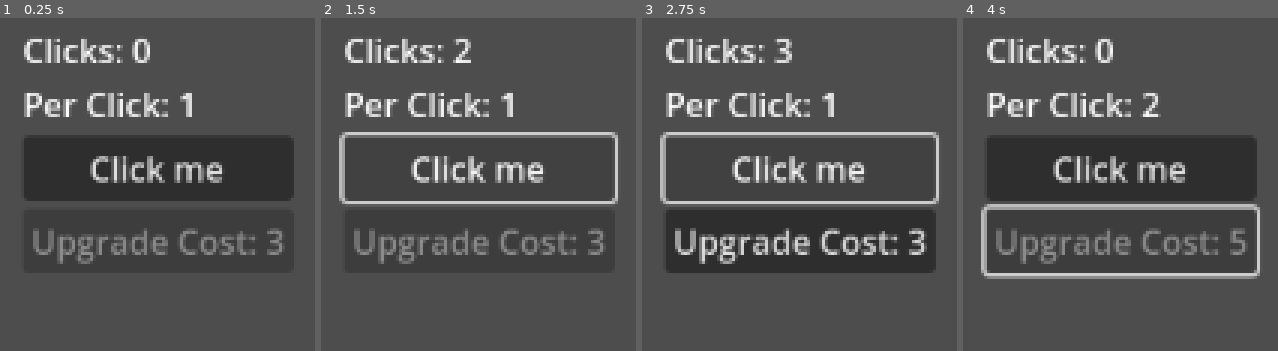
Above: before the commit, frames 1-4 (left to right).
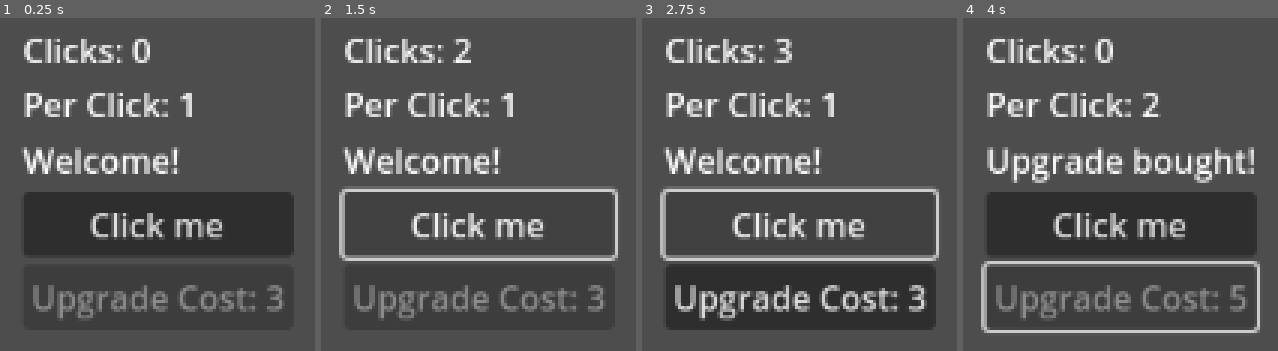
Above: after the commit, the same moments.

Repository: fehudma/godot_projects
Game: Godot game, scene res://Scenes/main.tscn
Same seed, same stepped clock (60 frames per second), same inputs: the game is played once before the commit and once after it.
Inputs:
- Up to frame 1 (0.25 s): no input
- Up to frame 2 (1.5 s): click "Click me" at 0.5 s; click "Click me" at 1.25 s
- Up to frame 3 (2.75 s): click "Click me" at 2 s
- Up to frame 4 (4 s): click "Upgrade Cost: 3" at 2.75 s; tap Enter at 3.5 s

The runs differ from the first frame. In frame 1, 22% of the frame differs, in the area x 6-94%, y 36-91%; in frame 2, 17%; in frame 3, 29%, in the area x 5-95%, y 34-94%; in frame 4, 27%.

Commit message:
UI feedback

Diff:
--- a/Scenes/main.tscn
+++ b/Scenes/main.tscn
@@ -26,6 +26,10 @@
 layout_mode = 2
 text = "Clicks: 0"
 
+[node name="MessageLabel" type="Label" parent="VBoxContainer"]
+layout_mode = 2
+text = "Welcome!"
+
 [node name="ClickButton" type="Button" parent="VBoxContainer"]
 layout_mode = 2
 text = "Click me"
--- a/Scripts/main.gd
+++ b/Scripts/main.gd
@@ -7,6 +7,7 @@
 var upgrade_modifier: int = 1
 #========================================
 @onready var stats_label: Label = $VBoxContainer/StatsLabel
+@onready var message_label: Label = $VBoxContainer/MessageLabel
 @onready var click_button: Button = $VBoxContainer/ClickButton
 @onready var upgrade_button: Button = $VBoxContainer/UpgradeButton
 #========================================
@@ -46,6 +47,8 @@
 		update_ui()
 		upgrade_modifier = clicks_per_click
 		print("Upgrade bought")
+		message_label.text = "Upgrade bought!"
 		print("Upgrade modif: ",upgrade_modifier)
 	else:
 		print("can't buy upg")
+		message_label.text = "Not enough clicks!"
